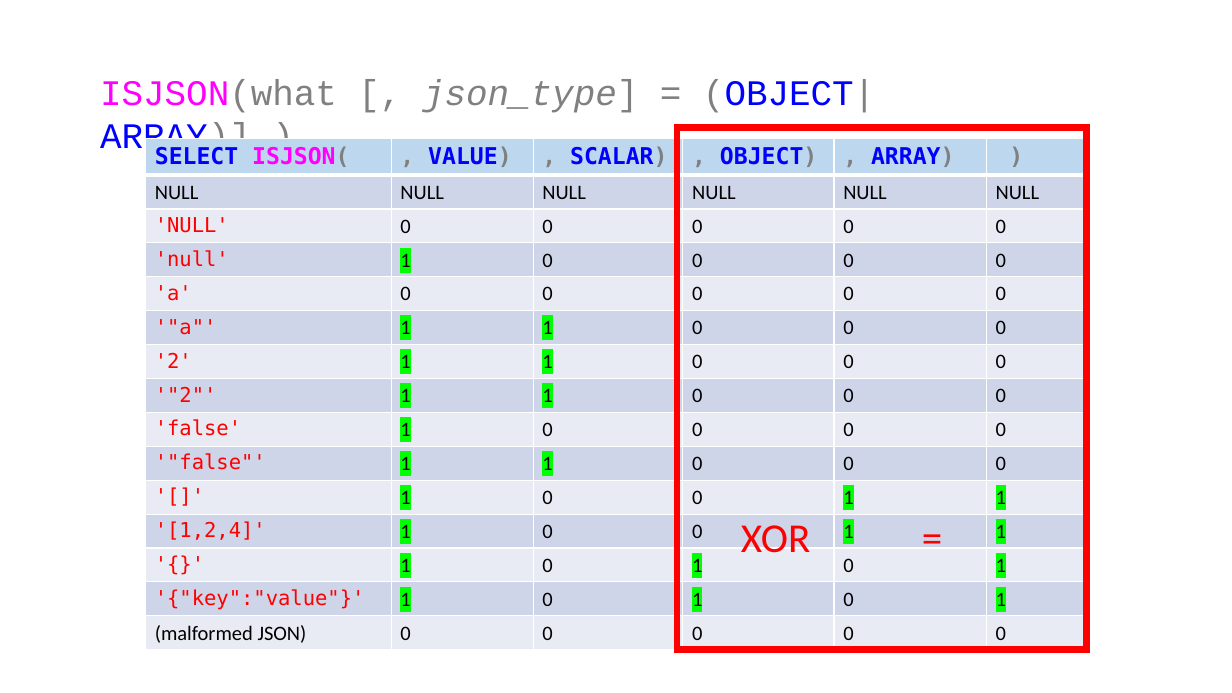
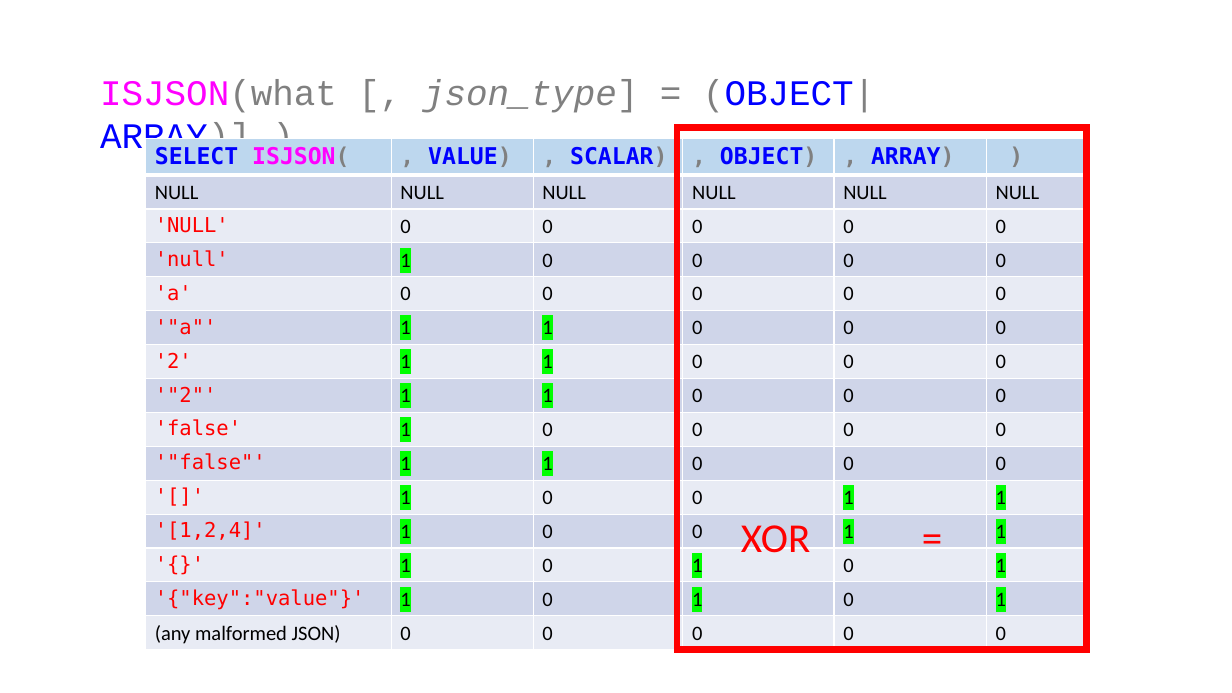
Before and after one commit to jbfoushee/MyPresentations, a slide deck: slide 32 of TSQL_JSON_Operators/TSQL_JSON_Operators.pptx. Drawn at 1232x693 pixels with LibreOffice and Linux fonts; fonts in the diff are those of the drawing. Boxes give left, top, right and bottom in pixels: in the first picture for what was removed or moved away, otherwise in the second. Text is boxed around its words. In the diff, an @@ line names an element or a change of style, - is before the commit and + after.

```diff
--- a/TSQL_JSON_Operators/TSQL_JSON_Operators.pptx
+++ b/TSQL_JSON_Operators/TSQL_JSON_Operators.pptx
@@ table at [146, 138, 1088, 649] @@
-row 15, column 1: (malformed JSON)
+row 15, column 1: (any malformed JSON)
```
Also in this commit, not shown: 6 other slides changed.
